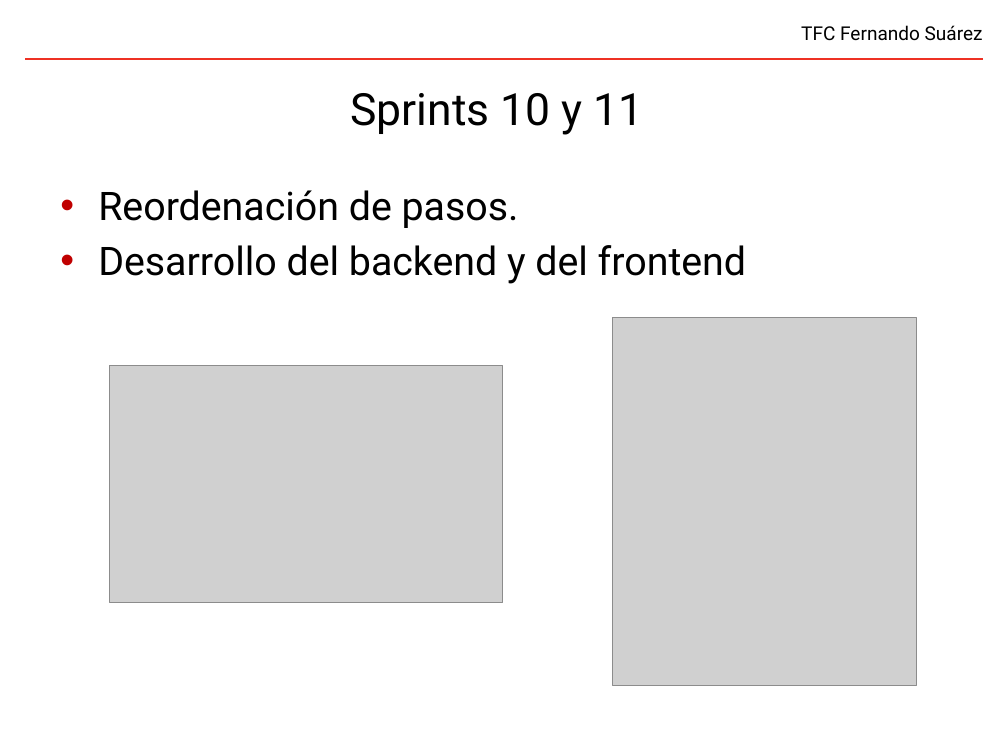
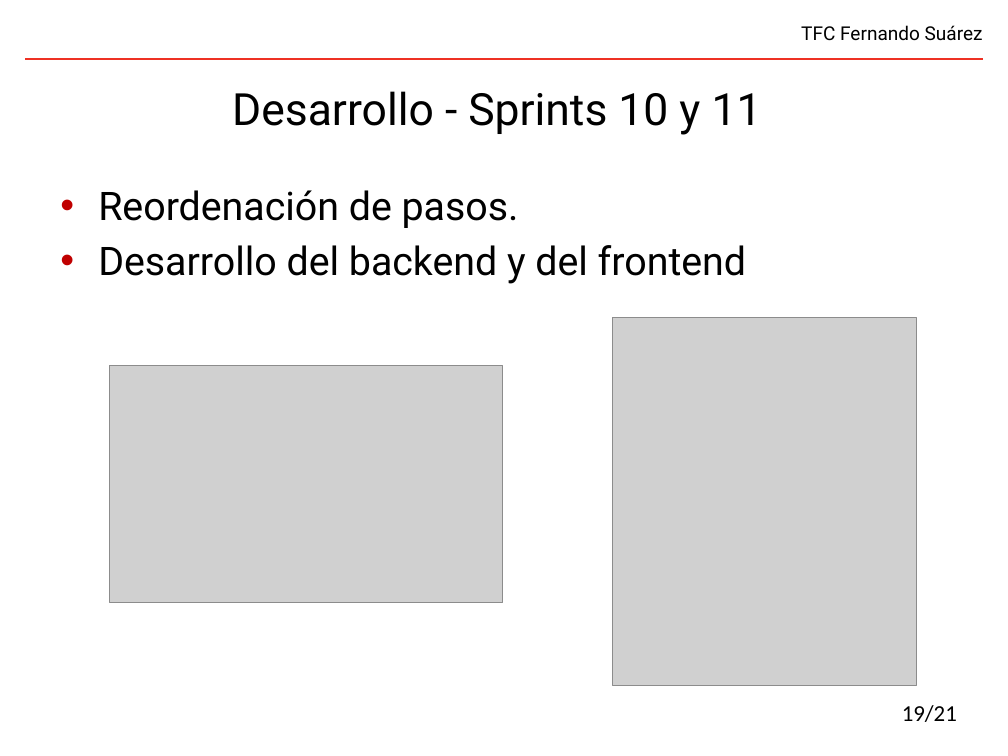
Before and after one commit to fsuarezj/toolBuilder-portlet, a slide deck: slide 19 of doc/presentation/presentacion.pptx (slide 20 before the commit). Drawn at 1008x756 pixels with LibreOffice and Linux fonts; fonts in the diff are those of the drawing; grey boxes stand for pictures; background and template pictures are left out. Boxes give left, top, right and bottom in pixels: in the first picture for what was removed or moved away, otherwise in the second. Text is boxed around its words. In the diff, an @@ line names an element or a change of style, - is before the commit and + after.

```diff
--- a/doc/presentation/presentacion.pptx
+++ b/doc/presentation/presentacion.pptx
@@ title at box(232, 91, 762, 135): text changed @@
-Sprints 10 y 11
+Desarrollo - Sprints 10 y 11
@@ page number added at box(902, 705, 957, 722), 18 pt, text #000000 @@
+19/21
```
Also in this commit, not shown: 20 other slides changed, 1 slide removed, 1 other file.
